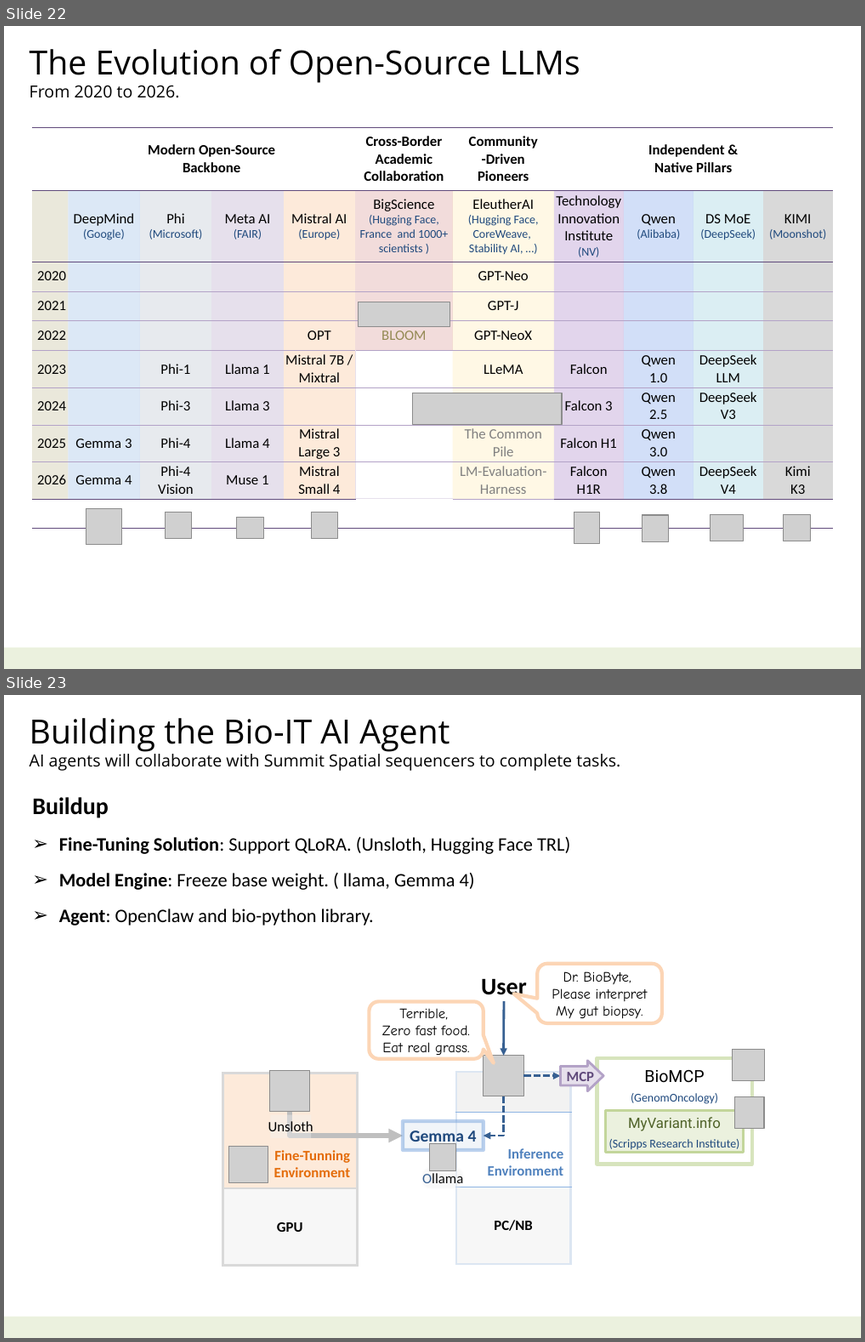
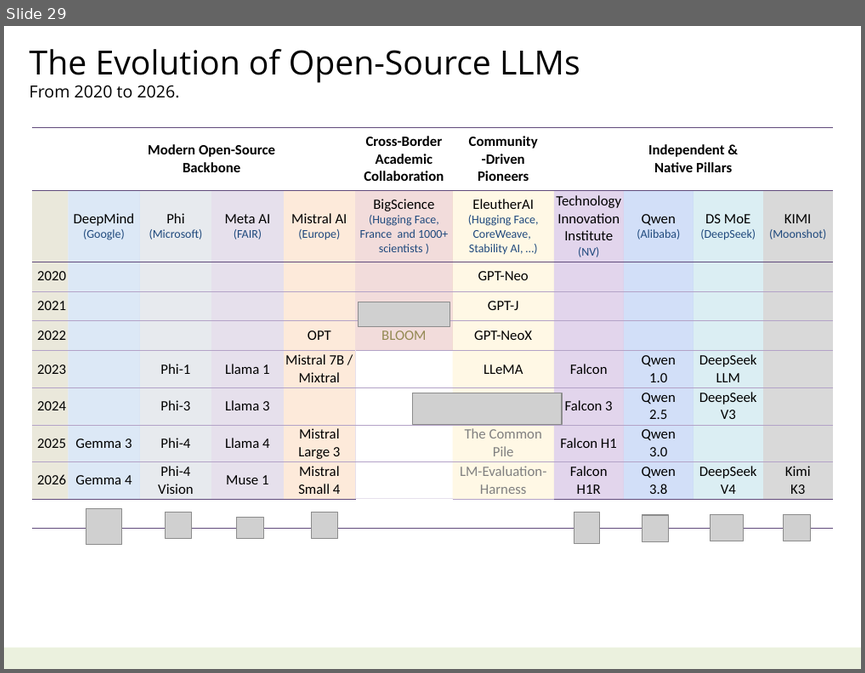
Before and after one commit to navibator/crazy-ai, a slide deck: ai-seepseek.pptx. Shown one above the other, each under a label of ours: slides 22 and 23 before the commit, slide 29 after it. The pictures are 865x1342 and 865x673 pixels, drawn with LibreOffice and Linux fonts; fonts in the diff are those of the drawing; grey boxes stand for pictures. Boxes give left, top, right and bottom in pixels: in the first picture for what was removed or moved away, otherwise in the second. Text is boxed around its words. In the diff, an @@ line names an element or a change of style, - is before the commit and + after.

```diff
--- a/ai-seepseek.pptx
+++ b/ai-seepseek.pptx
@@ slide 23 removed at (4,695,861,1338), background #FFFFFF; not listed: 1 template element that a slide beside it also shows @@
@@ text removed at (30,718,620,771) @@
-Building the Bio-IT AI Agent
-AI agents will collaborate with Summit Spatial sequencers to complete tasks.
@@ text removed at (32,797,570,925) @@
-Buildup
-➢ Fine-Tuning Solution: Support QLoRA. (Unsloth, Hugging Face TRL)
-➢ Model Engine: Freeze base weight. ( llama, Gemma 4)
-➢ Agent: OpenClaw and bio-python library.
@@ rounded speech box removed at (537,964,661,1023) @@
-Dr. BioByte,
-Please interpret
-My gut biopsy.
@@ text removed at (481,978,527,1000) @@
-User
@@ rounded speech box removed at (369,1002,483,1059) @@
-Terrible,
-Zero fast food.
-Eat real grass.
@@ arrow removed from (504, 1001) to (504, 1055) @@
@@ picture removed at (732,1049,764,1081) @@
@@ table removed at (222,1073,357,1265), 2 rows, 1 columns @@
-Fine-Tunning / Environment
-GPU
@@ picture removed at (269,1071,310,1111) @@
@@ table removed at (456,1072,570,1264), 3 rows, 1 columns @@
-
-Inference / Environment
-PC/NB
@@ picture removed at (483,1055,523,1096) @@
@@ arrow removed from (524, 1076) to (560, 1076) @@
@@ down arrow removed at (561,1060,604,1091) @@
-MCP
@@ rectangle removed at (597,1057,752,1163) @@
-BioMCP
-(GenomOncology)
@@ elbow arrow removed from (504, 1096) to (483, 1135) @@
@@ picture removed at (735,1096,764,1128) @@
@@ rectangle removed at (270,1115,311,1138) @@
-Unsloth
@@ elbow arrow removed from (290, 1111) to (403, 1135) @@
@@ rectangle removed at (403,1121,483,1150) @@
-Gemma 4
@@ rectangle removed at (606,1110,744,1151) @@
-MyVariant.info
-(Scripps Research Institute)
@@ picture removed at (229,1145,268,1182) @@
@@ picture removed at (430,1143,455,1170) @@
@@ rectangle removed at (424,1169,460,1187) @@
-Ollama
@@ what was slide 22 is now slide 29 @@
```
Also in this commit, not shown: 3 slides changed, 7 slides added, 5 other slides removed, 2 other files.
